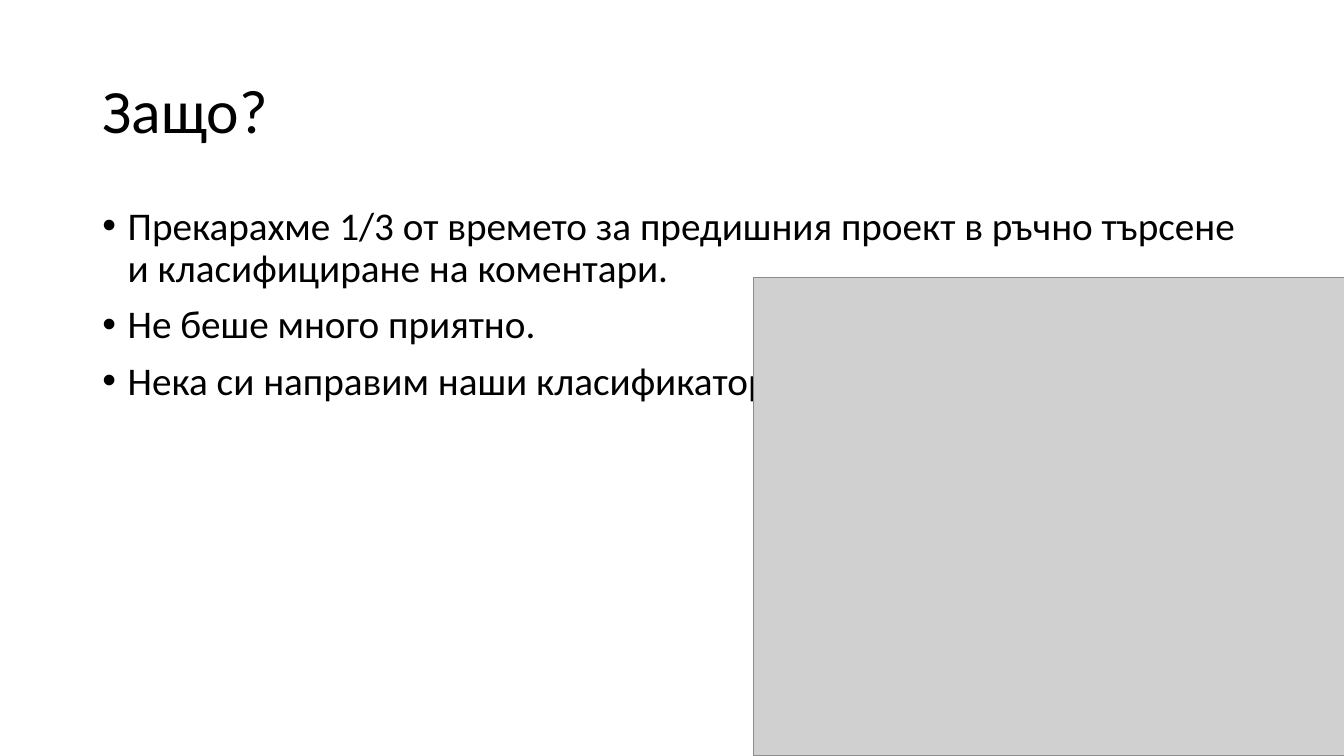
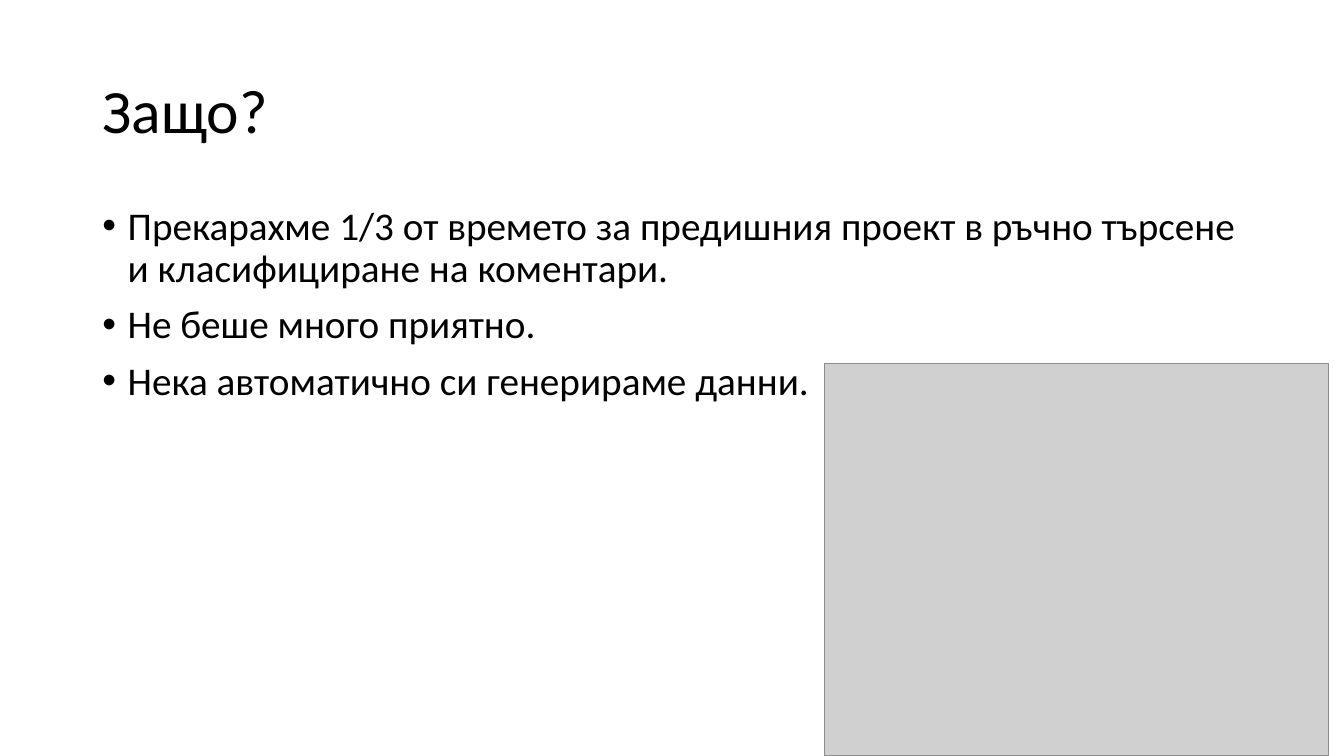
Before and after one commit to skeleta/BGMamaProject, a slide deck: slide 4 of documentation/Презентация_v2 - ОЗТ.pptx. Drawn at 1344x756 pixels with LibreOffice and Linux fonts; fonts in the diff are those of the drawing; grey boxes stand for pictures. Boxes give left, top, right and bottom in pixels: in the first picture for what was removed or moved away, otherwise in the second. Text is boxed around its words. In the diff, an @@ line names an element or a change of style, - is before the commit and + after.

```diff
--- a/documentation/Презентация_v2 - ОЗТ.pptx
+++ b/documentation/Презентация_v2 - ОЗТ.pptx
@@ text at box(128, 370, 809, 402): text changed @@
-• Нека си направим наши класификатори.
+• Нека автоматично си генерираме данни.
@@ picture: place and size @@
-picture at box(753, 277, 1344, 756)
+picture at box(825, 363, 1329, 756)
```
Also in this commit, not shown: 2 other slides changed, 1 slide added.
